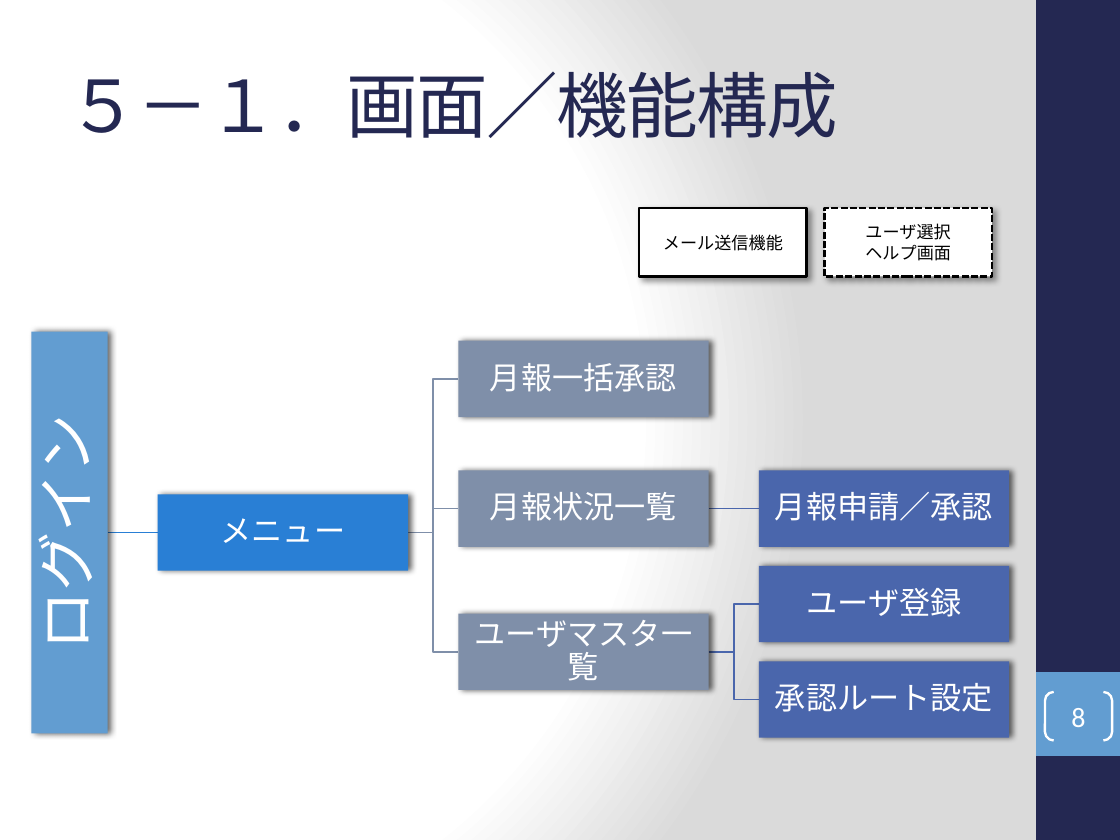
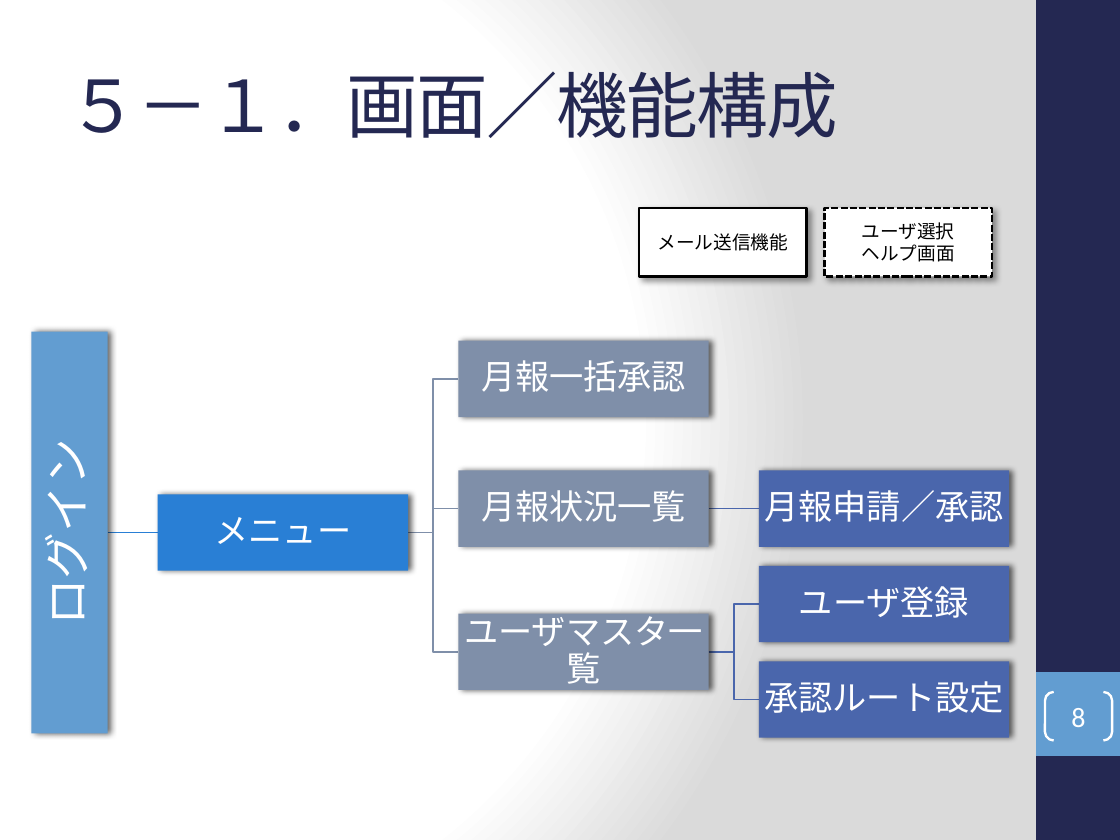
Before and after one commit to around7days/AppFreeMemo, a slide deck: slide 8 of 月報システム化提案.pptx. Drawn at 1120x840 pixels with LibreOffice and Linux fonts; fonts in the diff are those of the drawing. Boxes give left, top, right and bottom in pixels: in the first picture for what was removed or moved away, otherwise in the second. Text is boxed around its words. In the diff, an @@ line names an element or a change of style, - is before the commit and + after.

```diff
--- a/月報システム化提案.pptx
+++ b/月報システム化提案.pptx
@@ rectangle "メール送信機能" at bbox=[640, 208, 806, 277]: size 11 to 12 pt @@
@@ rectangle "ユーザ選択" at bbox=[824, 208, 991, 277]: size 11 to 12 pt @@
@@ text "ログイン" at bbox=[31, 457, 99, 620]: size 38 to 30 pt; less space between paragraphs @@
@@ size 20 to 22 pt in 7 elements at bbox=[215, 517, 352, 544], bbox=[481, 360, 686, 392], bbox=[481, 490, 686, 522], bbox=[764, 490, 1003, 522], bbox=[464, 610, 702, 691], bbox=[799, 586, 969, 618], bbox=[764, 681, 1003, 713] @@
```
Also in this commit, not shown: 2 other slides changed.
